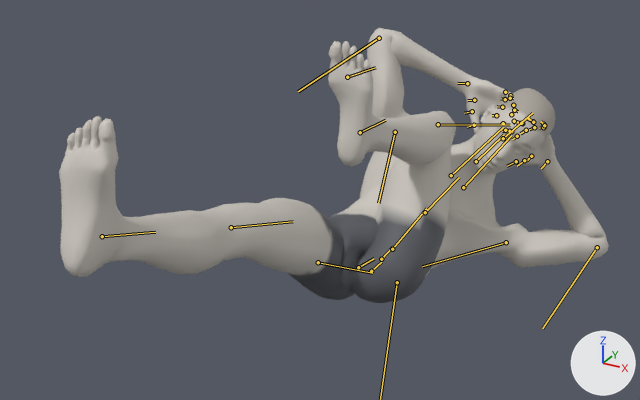
One commit to the glTF model exports/air-bike.glb: the scene before it, then after it.
One viewpoint serves both versions: a camera (50 mm lens) standing at (0.882, -1.799, 1.233) and looking at (0.014, -0.222, 0.444). Every picture has the same lights, and +X, +Y and +Z are marked at lower right. The picture after the commit comes second. Both versions are drawn at frame 96 of the action 'air-bike'; the numbers are the values there. The bones that change, and the others that lie on the model, are drawn over the model as lines.
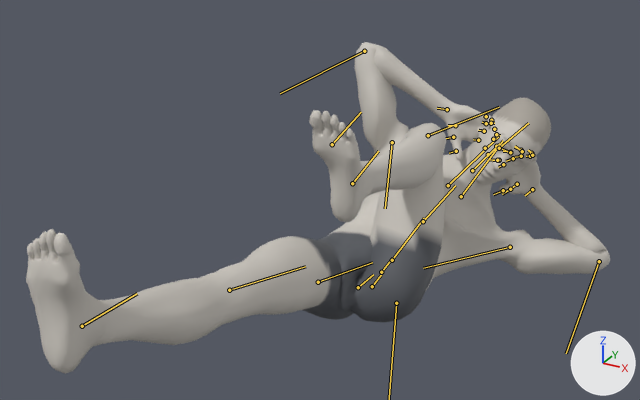
Boxes (x1, y1, x2, y2) around the edits, measured in the pictures (640 x 400 px):
'Mesh_0', posed (6% wider, 21% taller): before (59, 28, 609, 303); after (26, 42, 610, 374)
bone 'pelvis', root to tip: before (358, 267) to (374, 258); after (358, 287) to (373, 274)
bone 'spine_02', root to tip: before (381, 259) to (393, 246); after (381, 272) to (392, 258)
bone 'spine_03', root to tip: before (392, 249) to (426, 208); after (392, 260) to (424, 218)
bone 'clavicle_l', root to tip: before (463, 187) to (511, 135); after (461, 196) to (503, 140)
bone 'upperarm_l', root to tip: before (506, 242) to (422, 266); after (510, 247) to (423, 268)
bone 'lowerarm_l', root to tip: before (597, 247) to (542, 328); after (599, 261) to (566, 353)
bone 'hand_l', root to tip: before (547, 161) to (541, 168); after (532, 189) to (525, 195)
bone 'clavicle_r', root to tip: before (451, 175) to (503, 127); after (448, 185) to (498, 136)
bone 'upperarm_r', root to tip: before (395, 132) to (378, 203); after (392, 142) to (385, 208)
bone 'lowerarm_r', root to tip: before (379, 38) to (298, 91); after (364, 51) to (280, 93)
bone 'hand_r', root to tip: before (467, 83) to (457, 83); after (447, 109) to (437, 108)
bone 'calf_l', root to tip: before (438, 124) to (510, 125); after (428, 135) to (499, 107)
bone 'foot_l', root to tip: before (360, 132) to (385, 120); after (352, 183) to (378, 151)
bone 'thigh_r', root to tip: before (318, 262) to (372, 273); after (318, 282) to (372, 262)
bone 'calf_r', root to tip: before (231, 227) to (293, 221); after (229, 290) to (305, 266)
bone 'foot_r', root to tip: before (102, 236) to (155, 232); after (82, 326) to (137, 293)

Patch to the scene script:
```diff
--- a/exports/air-bike.glb.py
+++ b/exports/air-bike.glb.py
@@ bone_pelvis @@
 bone_pelvis = bpy.data.objects['Body'].pose.bones['pelvis']  # child of 'Root'
-bone_pelvis.location = (-0.012, -0.813, 0.0)
-bone_pelvis.rotation_quaternion = (0.641, 0.0, 0.0, 0.768)  # degrees (0, 0, 100)
+bone_pelvis.location = (-0.011, -0.871, 0.0)
+bone_pelvis.rotation_quaternion = (0.685, 0.0, 0.0, 0.728)  # degrees (0, 0, 94)
@@ bone_spine_02 @@
 bone_spine_02 = bpy.data.objects['Body'].pose.bones['spine_02']  # child of 'spine_01'
-bone_spine_02.rotation_quaternion = (0.989, -0.029, 0.076, -0.124)  # degrees (-4, 8, -15)
+bone_spine_02.rotation_quaternion = (0.992, -0.025, 0.077, -0.101)  # degrees (-4, 9, -12)
@@ bone_spine_03 @@
 bone_spine_03 = bpy.data.objects['Body'].pose.bones['spine_03']  # child of 'spine_02'
-bone_spine_03.rotation_quaternion = (0.989, -0.029, 0.076, -0.124)  # degrees (-4, 8, -15)
+bone_spine_03.rotation_quaternion = (0.992, -0.025, 0.077, -0.101)  # degrees (-4, 9, -12)
@@ bone_clavicle_l @@
 bone_clavicle_l = bpy.data.objects['Body'].pose.bones['clavicle_l']  # child of 'spine_04'
-bone_clavicle_l.rotation_quaternion = (0.999, 0.01, 0.046, 0.0)  # degrees (1, 5, 0)
+bone_clavicle_l.rotation_quaternion = (0.999, 0.047, -0.017, 0.001)  # degrees (5, -2, 0)
@@ bone_upperarm_l @@
 bone_upperarm_l = bpy.data.objects['Body'].pose.bones['upperarm_l']  # child of 'clavicle_l'
-bone_upperarm_l.rotation_quaternion = (0.339, 0.362, 0.075, 0.865)  # degrees (27, -35, 128)
+bone_upperarm_l.rotation_quaternion = (0.335, 0.343, 0.185, 0.858)  # degrees (38, -28, 128)
@@ bone_lowerarm_l @@
 bone_lowerarm_l = bpy.data.objects['Body'].pose.bones['lowerarm_l']  # child of 'upperarm_l'
-bone_lowerarm_l.rotation_quaternion = (0.749, 0.142, -0.557, 0.33)  # degrees (-25, -68, 64)
+bone_lowerarm_l.rotation_quaternion = (0.622, 0.148, -0.619, 0.455)  # degrees (-64, -65, 115)
@@ bone_hand_l @@
 bone_hand_l = bpy.data.objects['Body'].pose.bones['hand_l']  # child of 'lowerarm_l'
-bone_hand_l.rotation_quaternion = (-0.864, 0.451, -0.084, -0.209)  # degrees (-52, 19, 18)
+bone_hand_l.rotation_quaternion = (-0.835, 0.503, -0.175, -0.143)  # degrees (-61, 26, 4)
@@ bone_clavicle_r @@
 bone_clavicle_r = bpy.data.objects['Body'].pose.bones['clavicle_r']  # child of 'spine_04'
-bone_clavicle_r.rotation_quaternion = (0.999, -0.029, -0.014, 0.0)  # degrees (-3, -2, 0)
+bone_clavicle_r.rotation_quaternion = (0.999, -0.032, -0.003, 0.0)  # degrees (-4, 0, 0)
@@ bone_upperarm_r @@
 bone_upperarm_r = bpy.data.objects['Body'].pose.bones['upperarm_r']  # child of 'clavicle_r'
-bone_upperarm_r.rotation_quaternion = (0.445, -0.321, -0.079, 0.832)  # degrees (-28, 28, 117)
+bone_upperarm_r.rotation_quaternion = (0.494, -0.316, -0.113, 0.802)  # degrees (-32, 23, 110)
@@ bone_lowerarm_r @@
 bone_lowerarm_r = bpy.data.objects['Body'].pose.bones['lowerarm_r']  # child of 'upperarm_r'
-bone_lowerarm_r.rotation_quaternion = (0.719, -0.151, 0.568, 0.37)  # degrees (33, 68, 77)
+bone_lowerarm_r.rotation_quaternion = (0.611, -0.162, 0.631, 0.45)  # degrees (68, 66, 120)
@@ bone_hand_r @@
 bone_hand_r = bpy.data.objects['Body'].pose.bones['hand_r']  # child of 'lowerarm_r'
-bone_hand_r.rotation_quaternion = (0.841, 0.426, -0.219, 0.253)  # degrees (48, -36, 17)
+bone_hand_r.rotation_quaternion = (0.841, 0.385, -0.322, 0.203)  # degrees (46, -44, 8)
@@ bone_thigh_l @@
 bone_thigh_l = bpy.data.objects['Body'].pose.bones['thigh_l']  # child of 'pelvis'
-bone_thigh_l.rotation_quaternion = (0.514, -0.037, -0.066, 0.854)  # degrees (-9, 0, 118)
+bone_thigh_l.rotation_quaternion = (0.541, -0.038, -0.068, 0.838)  # degrees (-9, -1, 114)
@@ bone_calf_l @@
 bone_calf_l = bpy.data.objects['Body'].pose.bones['calf_l']  # child of 'thigh_l'
-bone_calf_l.rotation_quaternion = (0.557, -0.023, 0.105, -0.824)  # degrees (-12, 5, -112)
+bone_calf_l.rotation_quaternion = (0.56, -0.011, 0.086, -0.824)  # degrees (-9, 5, -112)
@@ bone_foot_l @@
 bone_foot_l = bpy.data.objects['Body'].pose.bones['foot_l']  # child of 'calf_l'
-bone_foot_l.rotation_quaternion = (0.992, 0.082, -0.011, -0.091)  # degrees (9, 0, -10)
+bone_foot_l.rotation_quaternion = (0.988, 0.057, -0.008, -0.144)  # degrees (7, 0, -17)
@@ bone_thigh_r @@
 bone_thigh_r = bpy.data.objects['Body'].pose.bones['thigh_r']  # child of 'pelvis'
-bone_thigh_r.rotation_quaternion = (0.985, 0.024, 0.005, 0.169)  # degrees (3, 0, 19)
+bone_thigh_r.rotation_quaternion = (0.99, 0.042, 0.007, 0.133)  # degrees (5, 0, 15)
@@ bone_calf_r @@
 bone_calf_r = bpy.data.objects['Body'].pose.bones['calf_r']  # child of 'thigh_r'
-bone_calf_r.rotation_quaternion = (0.995, 0.075, -0.009, -0.058)  # degrees (9, 0, -7)
+bone_calf_r.rotation_quaternion = (1.0, 0.017, -0.001, 0.01)  # degrees (2, 0, 1)
@@ bone_foot_r @@
 bone_foot_r = bpy.data.objects['Body'].pose.bones['foot_r']  # child of 'calf_r'
-bone_foot_r.rotation_quaternion = (0.995, -0.099, 0.014, -0.031)  # degrees (-11, 1, -4)
+bone_foot_r.rotation_quaternion = (0.988, -0.057, 0.008, -0.144)  # degrees (-7, 0, -17)
```
